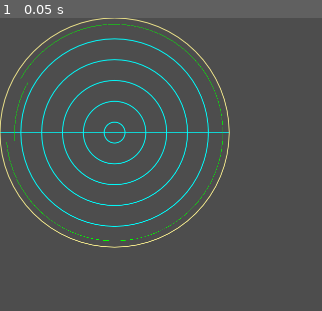
Above: before the commit, frame 1.
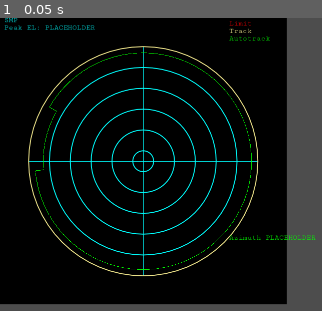
Above: after the commit, the same moment.

Repository: asfadmin/antenna-museum-exhibit
Game: Godot game, scene res://src/track_status/track_status.tscn
Same seed, same stepped clock (60 frames per second), same inputs: the game is played once before the commit and once after it. This scene is started directly instead of the project's main scene.
Inputs:
- Up to frame 1 (0.05 s): no input

The runs differ from the first frame. In frame 1, 87% of the frame differs, in the area x 0-99%, y 0-98%.

Commit message:
update backend service, status tracker

Diff:
--- a/exhibit-frontend/src/backend_service/backend_service.gd
+++ b/exhibit-frontend/src/backend_service/backend_service.gd
@@ -18,6 +18,17 @@
 	ELEVATION
 }
 
+enum SATELLITES {
+	SMAP,
+	AURA,
+	AQUA,
+	SCISAT,
+	OCO2,
+	ICESAT,
+	IC2,
+	CUSTOM
+}
+
 func Custom(data: Dictionary):
 	## POSTs values for train, azimuth, and elevation to /custom endpoint
 	self._make_request(self.CUSTOM_ENDPOINT, HTTPClient.METHOD_POST, data)
@@ -27,9 +38,12 @@
 	var body = {'axis': AXIS.keys()[axis]}
 	self._make_request(self.HOME_ENDPOINT, HTTPClient.METHOD_POST, body)
 
-func Path(path: int):
+func Path(satellite: SATELLITES, path: Array[Dictionary] = []):
 	## POSTs which pre-defined path for the antenna to follow at the /path endpoint
-	var body = {'q': path}
+	var body = {'satellite': SATELLITES.keys()[satellite]}
+	if satellite == SATELLITES.CUSTOM:
+		body['path'] = path
+
 	self._make_request(self.PATH_ENDPOINT, HTTPClient.METHOD_POST, body)
 
 func Status():
--- a/exhibit-frontend/src/track_status/track_status.gd
+++ b/exhibit-frontend/src/track_status/track_status.gd
@@ -1,6 +1,6 @@
 extends Node2D
 
-
+@export var font: Font
 # Called when the node enters the scene tree for the first time.
 func _ready() -> void:
 	pass # Replace with function body.
@@ -10,14 +10,20 @@
 func _process(delta: float) -> void:
 	pass
 
+func circ_pos(radius: float, angle: float):
+	return Vector2(radius*cos(deg_to_rad(angle)), radius*sin(deg_to_rad(angle)))
+
 func _draw():
 	var yellow : Color = Color.KHAKI
 	var green: Color = Color.GREEN
 	var cyan : Color = Color.CYAN
+	var red : Color = Color.RED
 
-	var origin = Vector2.ONE * 275
 	var size = 275
+	var border_scale_factor = 2.5
+	var origin = Vector2.ONE * size * (border_scale_factor / 2.0)
 
+	draw_rect(Rect2(0.0, 0.0, size * border_scale_factor, size * border_scale_factor), Color.BLACK)
 	# cyan circles
 	for radius in range(25, size, 50):
 		draw_circle(origin, radius, cyan, false, 1.0, true)
@@ -36,3 +42,20 @@
 	var end_arc = deg_to_rad(175)
 	draw_arc(origin, 260, start_arc, end_arc, 75, green, 1.0)
 	draw_arc(origin, 240, end_arc, 7 * PI / 6.0, 10, green, 1.0)
+
+	var l1p1 = circ_pos(260, -150) + origin
+	var l1p2 = circ_pos(240, -150) + origin
+	draw_line(l1p1, l1p2, green, 1.0)
+	var l2p1 = circ_pos(260, 175) + origin
+	var l2p2 = circ_pos(240, 175) + origin
+	draw_line(l2p1, l2p2, green, 1.0)
+
+	var font_size = 18
+	draw_string(font, Vector2.ONE * 10, 'SMP', 0, -1, font_size, cyan)
+	draw_string(font, Vector2.ONE * 10 + Vector2.DOWN * font_size, 'Peak EL: %s' % 'PLACEHOLDER', 0, -1, font_size, cyan)
+
+	draw_string(font, (Vector2.DOWN * font_size) + 2.0 * size * Vector2.RIGHT, 'Limit', 0, -1, font_size, red)
+	draw_string(font, (Vector2.DOWN * font_size * 2) + 2.0 * size * Vector2.RIGHT, 'Track', 0, -1, font_size, yellow)
+	draw_string(font, (Vector2.DOWN * font_size * 3) + 2.0 * size * Vector2.RIGHT, 'Autotrack', 0, -1, font_size, green)
+
+	draw_string(font, (Vector2.UP * font_size) + 2.0 * size * Vector2.ONE, 'Azimuth %s' % 'PLACEHOLDER', 0, -1, font_size, green, HORIZONTAL_ALIGNMENT_LEFT)
--- a/exhibit-frontend/src/track_status/track_status.tscn
+++ b/exhibit-frontend/src/track_status/track_status.tscn
@@ -1,6 +1,8 @@
-[gd_scene load_steps=2 format=3 uid="uid://pyqxiujpu271"]
+[gd_scene load_steps=3 format=3 uid="uid://pyqxiujpu271"]
 
 [ext_resource type="Script" path="res://src/track_status/track_status.gd" id="1_u6mlq"]
+[ext_resource type="FontFile" uid="uid://d2g2aiqsn56d7" path="res://assets/CutiveMono-Regular.ttf" id="2_en4r3"]
 
 [node name="TrackStatus" type="Node2D"]
 script = ExtResource("1_u6mlq")
+font = ExtResource("2_en4r3")
